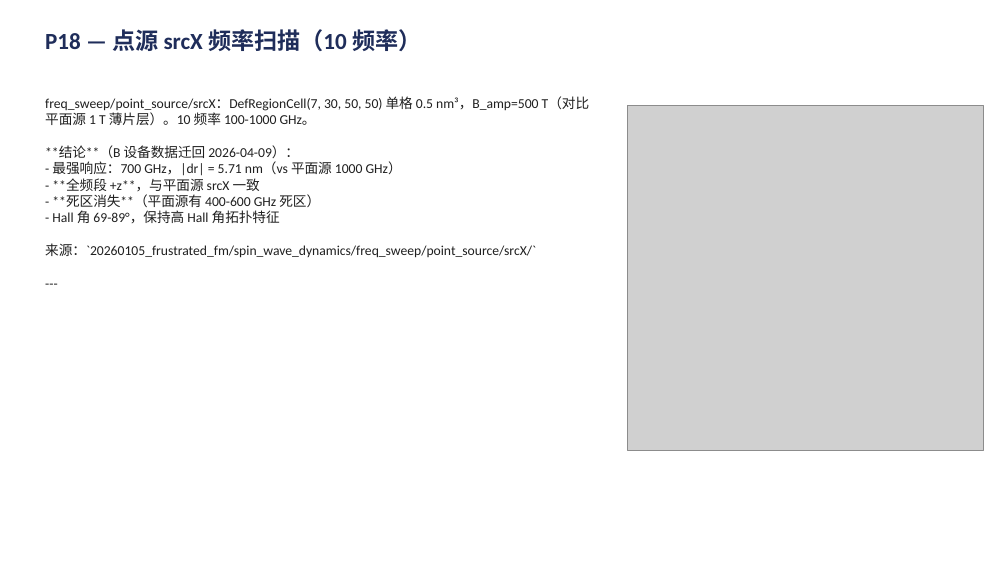
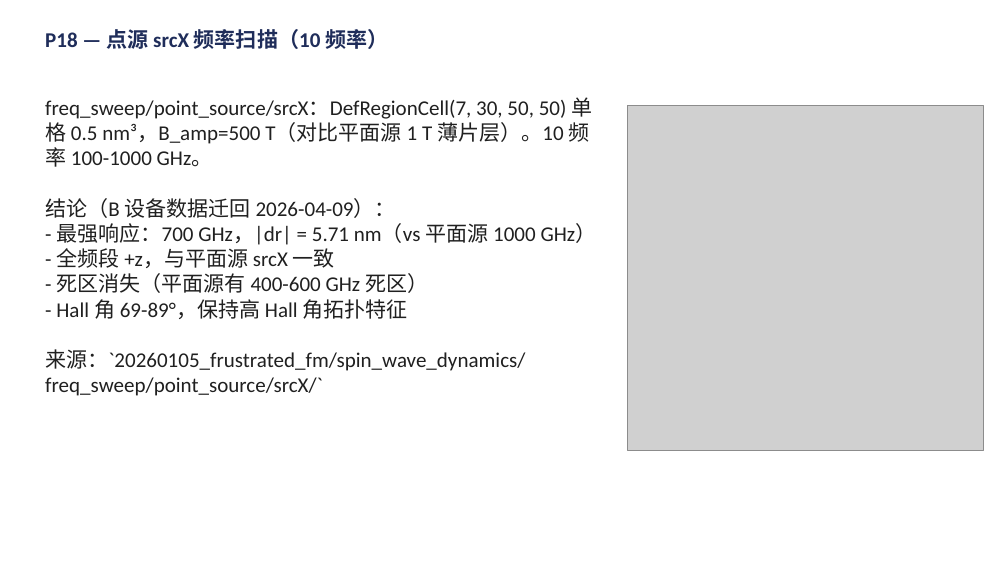
Before and after one commit to Wlybs/Hopfion, a slide deck: slide 18 of presentation/talk.pptx. Drawn at 1008x567 pixels with LibreOffice and Linux fonts; fonts in the diff are those of the drawing; grey boxes stand for pictures. Boxes give left, top, right and bottom in pixels: in the first picture for what was removed or moved away, otherwise in the second. Text is boxed around its words. In the diff, an @@ line names an element or a change of style, - is before the commit and + after.

Commit message:
fix(presentation): all text 20pt, strip --- and ** markers

```diff
--- a/presentation/talk.pptx
+++ b/presentation/talk.pptx
@@ text "P18 — 点源 srcX 频率扫描（10 ..." at box(45, 29, 388, 49): size 22 to 20 pt @@
@@ text at box(45, 97, 597, 396): paragraph removed @@
----
@@ text at box(45, 97, 597, 396): size 13 to 20 pt in "freq_sweep/point_source/srcX：DefRegionCell(7, 30, 50, 50) 单格 ...", "- 最强响应：700 GHz，|dr| = 5.71 nm（vs 平面源 ...", "- Hall 角 69-89°，保持高 Hall 角拓扑特征", "来源：`20260105_frustrated_fm/spin_wave_dynamics/freq_sweep/poi ..." @@
@@ text at box(45, 198, 396, 218): text changed; size 13 to 20 pt @@
-**结论**（B 设备数据迁回 2026-04-09）：
+结论（B 设备数据迁回 2026-04-09）：
@@ text at box(56, 248, 428, 293): text changed; size 13 to 20 pt @@
-- **全频段 +z**，与平面源 srcX 一致
-- **死区消失**（平面源有 400-600 GHz 死区）
+- 全频段 +z，与平面源 srcX 一致
+- 死区消失（平面源有 400-600 GHz 死区）
```
Also in this commit, not shown: 28 other slides changed, 1 other file.
